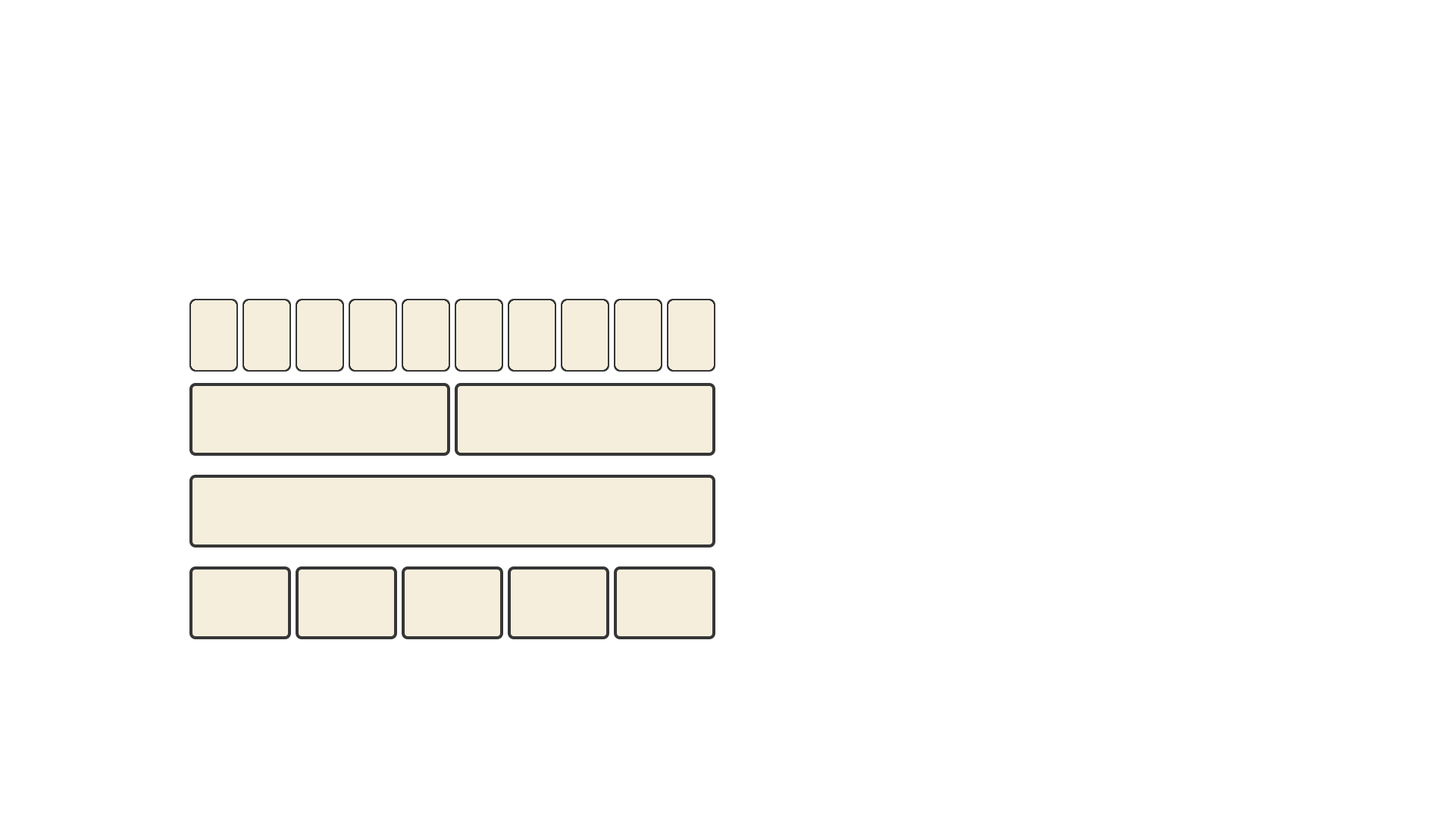
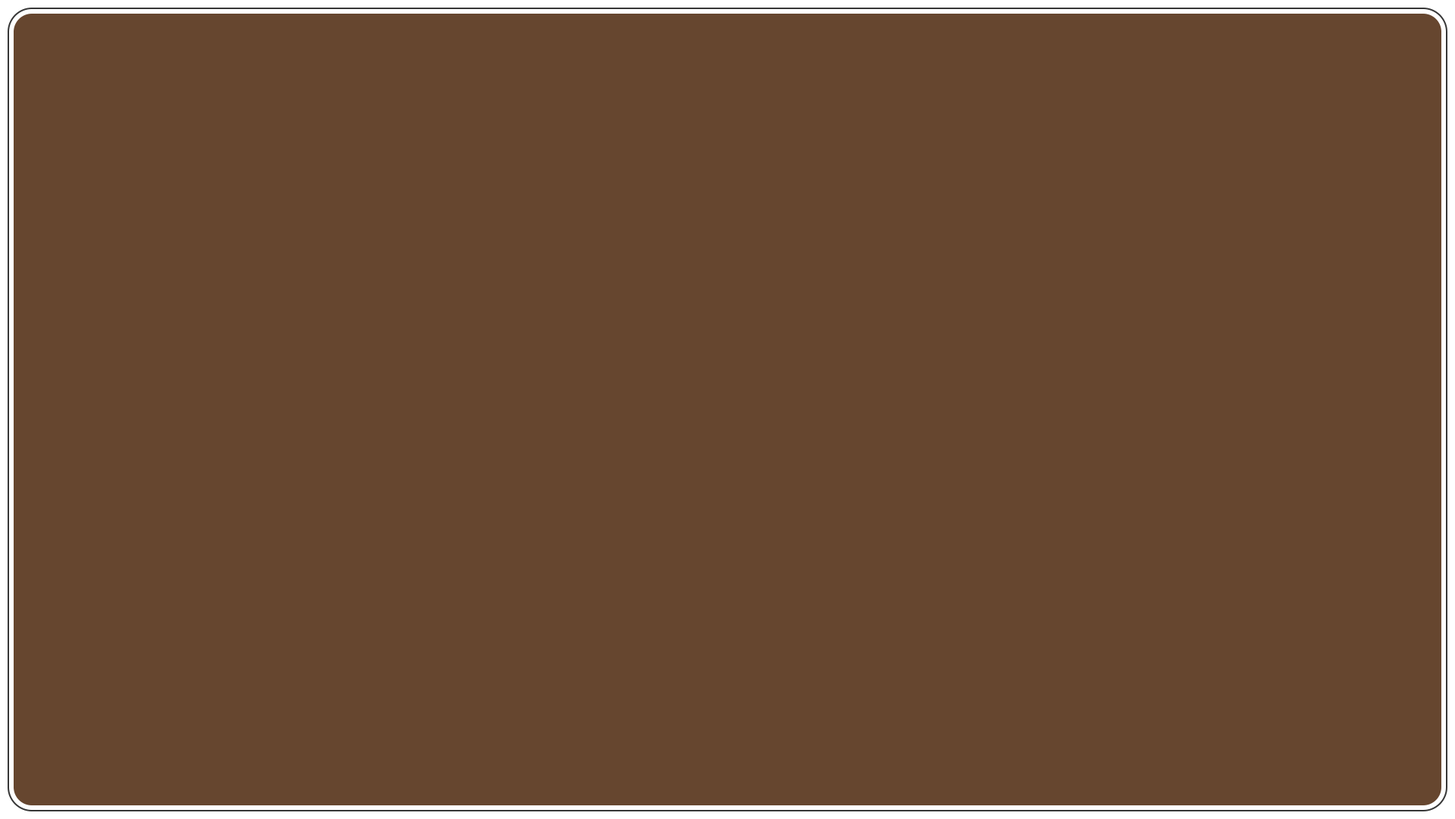
Revision of a layered 1455px x 819px image; what changed, layer by layer:
hid group "UpgradeFrame" (37 layers) over [189, 298, 716, 639]
painted on "Rounded Rectangle 2 copy 5" (1st of 9, in "UpgradeFrame" › "5" › "frame") over [713, 567, 715, 638]
painted on "Rounded Rectangle 2 copy 4" (1st of 3, in "UpgradeFrame" › "5" › "frame") over [501, 567, 502, 638]
painted on "Rounded Rectangle 2 copy 2" (1st of 3, in "UpgradeFrame" › "5" › "frame") over [394, 567, 396, 638]
painted on "Rounded Rectangle 2 copy 5" (3rd of 9, in "UpgradeFrame" › "5" › "base") over [713, 567, 715, 638]
painted on "Rounded Rectangle 2 copy 4" (2nd of 3, in "UpgradeFrame" › "5" › "base") over [501, 567, 502, 638]
painted on "Rounded Rectangle 2 copy 2" (2nd of 3, in "UpgradeFrame" › "5" › "base") over [394, 567, 396, 638]
added group "Large Panel copy" with 2 layers above "Large Panel" over [7, 7, 1448, 812]
added layer "Rounded Rectangle 1 copy" (1st of 2, in "Large Panel copy") in group "Large Panel copy" over [7, 7, 1448, 812]
added layer "Rounded Rectangle 1" (1st of 2, in "Large Panel copy") in group "Large Panel copy" over [7, 7, 1448, 812]
